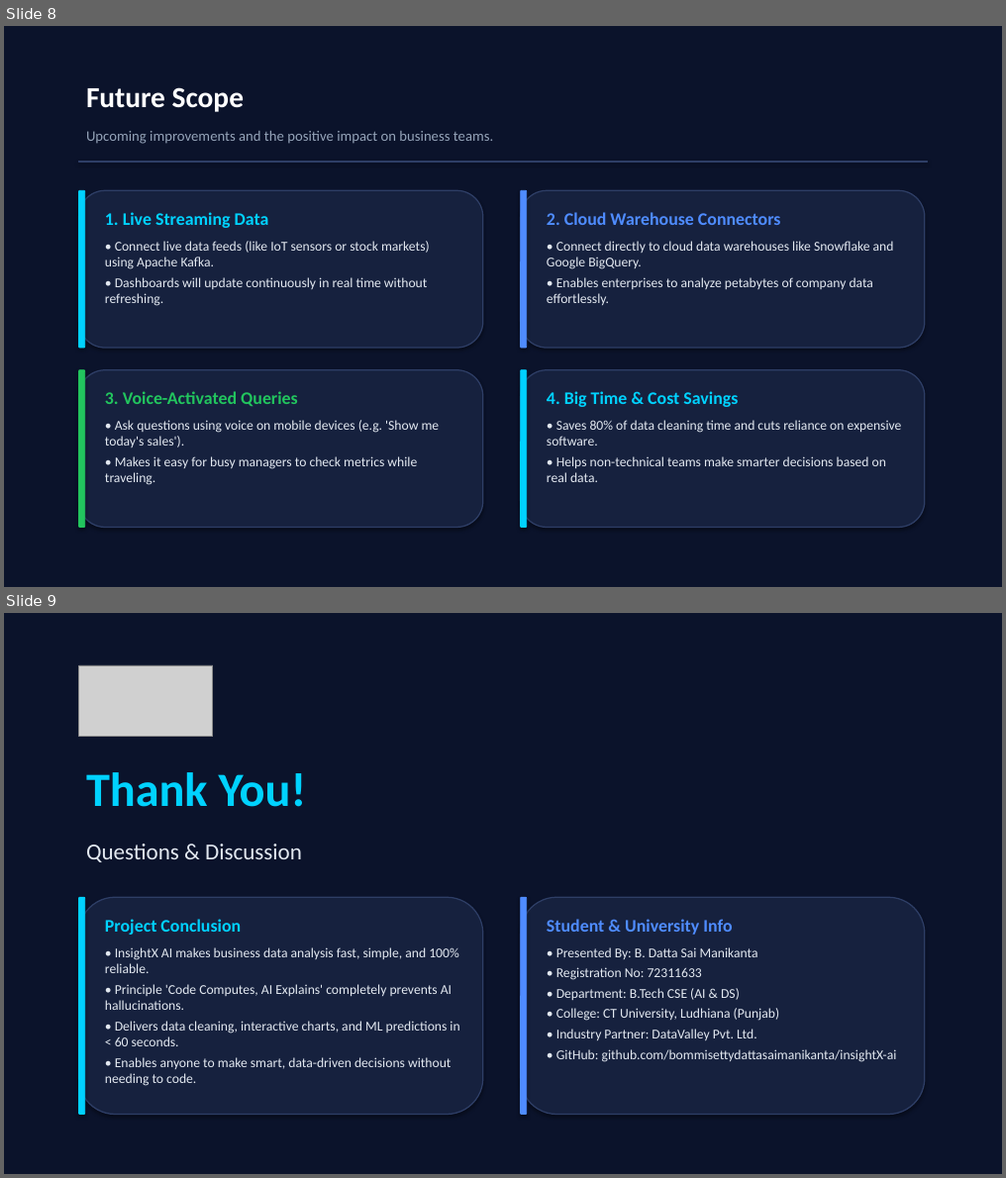
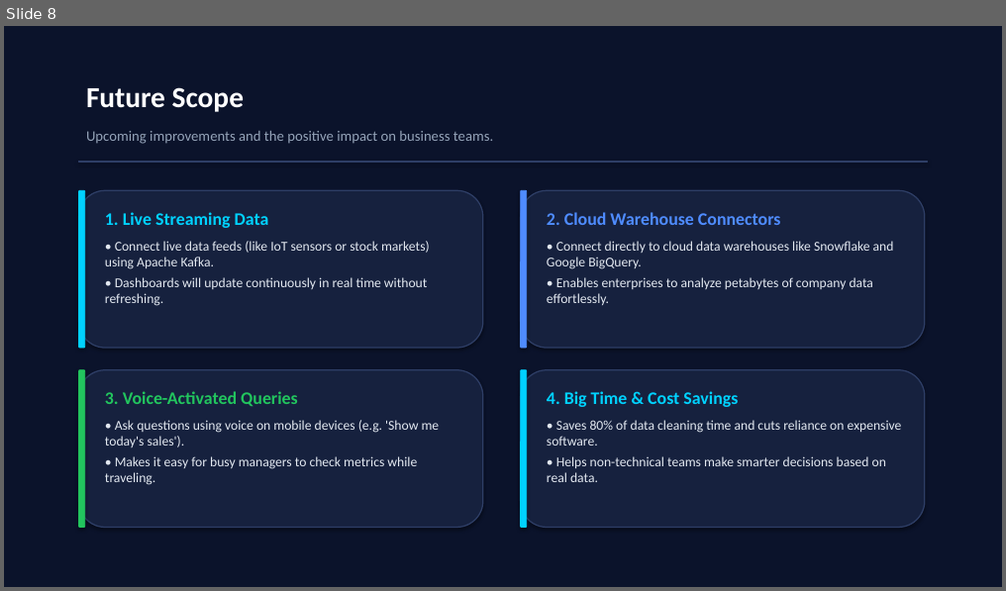
Before and after one commit to bommisettydattasaimanikanta/insightX-ai, a slide deck: InsightX_AI_Project_Presentation.pptx. Shown one above the other, each under a label of ours: slides 8 and 9 before the commit, slide 8 after it. The pictures are 1006x1178 and 1006x591 pixels, drawn with LibreOffice and Linux fonts; fonts in the diff are those of the drawing; grey boxes stand for pictures. Boxes give left, top, right and bottom in pixels: in the first picture for what was removed or moved away, otherwise in the second. Text is boxed around its words. In the diff, an @@ line names an element or a change of style, - is before the commit and + after.

Commit message:
docs: update presentation to 10 slides with dedicated Project Conclusion on slide 9 and clean Thank You on slide 10

```diff
--- a/InsightX_AI_Project_Presentation.pptx
+++ b/InsightX_AI_Project_Presentation.pptx
@@ slide 9 removed at [4,613,1002,1174], background #FFFFFF @@
@@ rectangle removed at [4,613,1002,1174] @@
@@ picture removed at [79,665,213,737] @@
@@ text removed at [86,772,307,807] @@
-Thank You!
@@ text removed at [86,844,302,862] @@
-Questions & Discussion
@@ rounded rectangle removed at [79,897,483,1115] @@
@@ rounded rectangle removed at [79,897,85,1115] @@
@@ rounded rectangle removed at [521,897,925,1115] @@
@@ rounded rectangle removed at [521,897,527,1115] @@
@@ text removed at [105,919,459,1086] @@
-Project Conclusion
-• InsightX AI makes business data analysis fast, simple, and 100% reliable.
-• Principle 'Code Computes, AI Explains' completely prevents AI hallucinations.
-• Delivers data cleaning, interactive charts, and ML predictions in < 60 seconds.
-• Enables anyone to make smart, data-driven decisions without needing to code.
@@ text removed at [547,919,897,1062] @@
-Student & University Info
-• Presented By: B. Datta Sai Manikanta
-• Registration No: 72311633
-• Department: B.Tech CSE (AI & DS)
-• College: CT University, Ludhiana (Punjab)
-• Industry Partner: DataValley Pvt. Ltd.
-• GitHub: github.com/bommisettydattasaimanikanta/insightX-ai
```
Also in this commit, not shown: 2 slides added, 2 other files.
